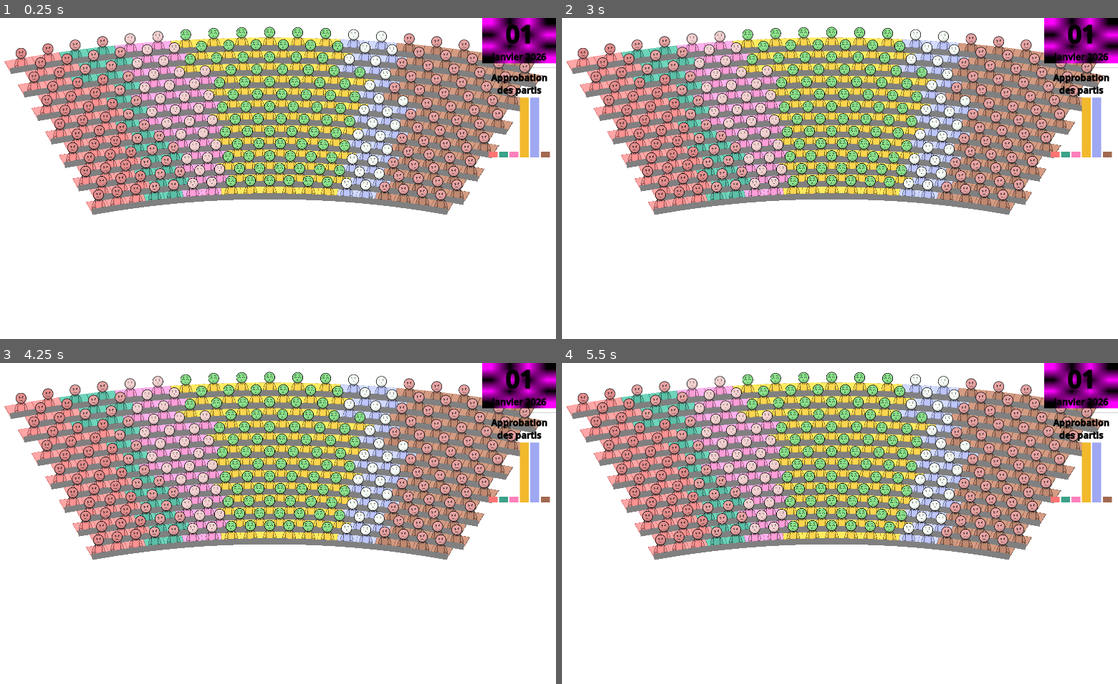
Above: before the commit, frames 1-4 (two rows, left to right).
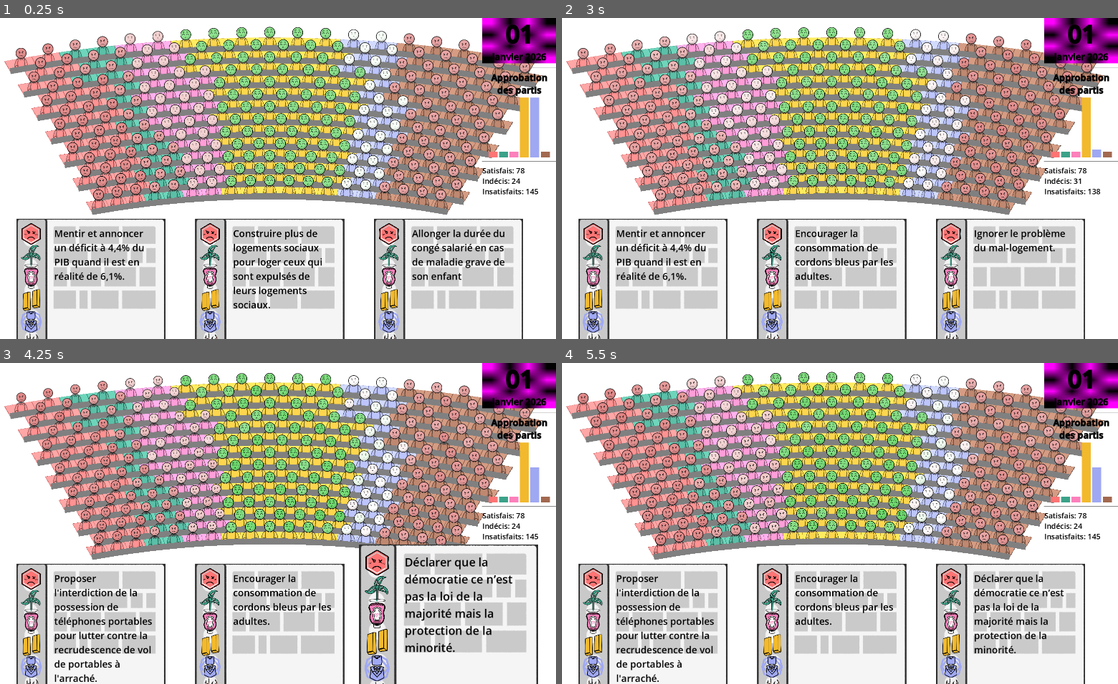
Above: after the commit, the same moments.

Repository: remimorvan/assemblee-nationale-simulator
Game: Godot game, scene res://scenes/game.tscn
Same seed, same stepped clock (60 frames per second), same inputs: the game is played once before the commit and once after it.
Inputs (mouse positions are in pixels of both pictures, inside the frame that each line leads up to):
- Up to frame 1 (0.25 s): no input
- Up to frame 2 (3 s): tap Enter at 0.5, 2 s; move the mouse to (1079, 127) at 0.52 s; click (1079, 127) at 0.67 s; tap Space at 1.25, 2.75 s; move the mouse to (717, 194) at 1.27 s; click (717, 194) at 1.42 s; move the mouse to (890, 107) at 2.02 s; click (890, 107) at 2.17 s; move the mouse to (801, 242) at 2.77 s; click (801, 242) at 2.92 s
- Up to frame 3 (4.25 s): move the mouse to (439, 571) at 3.52 s; click (439, 571) at 3.67 s
- Up to frame 4 (5.5 s): move the mouse to (662, 475) at 4.27 s; click (662, 475) at 4.42 s; move the mouse to (862, 523) at 5.02 s; click (862, 523) at 5.17 s

The runs differ from the first frame. In frame 1, 19% of the frame differs, in the area x 2-100%, y 44-100%; in frame 2, 25%; in frame 3, 34%, in the area x 2-100%, y 2-100%; in frame 4, 22%.
Error before the commit: Cannot call method 'instantiate' on a null value. (res://scripts/deck.gd:22)

Commit message:
added stats text + zorder bugfix on cards

Diff:
--- a/scenes/card.tscn
+++ b/scenes/card.tscn
@@ -38,11 +38,12 @@
 size = Vector2(498, 648)
 
 [sub_resource type="LabelSettings" id="LabelSettings_6u4wf"]
-font = ExtResource("16_54seb")
 font_size = 32
 font_color = Color(0, 0, 0, 1)
 
 [node name="Card" type="Area2D"]
+z_index = 1000
+z_as_relative = false
 script = ExtResource("1_d81rb")
 
 [node name="Sprite2D" type="Sprite2D" parent="." groups=["card_asset"]]
--- a/scenes/game.tscn
+++ b/scenes/game.tscn
@@ -15,6 +15,7 @@
 [node name="Deck" parent="." instance=ExtResource("3_lnu2h")]
 
 [node name="Player" parent="." instance=ExtResource("1_uwrxv")]
+z_as_relative = false
 
 [node name="ColorRect" type="ColorRect" parent="."]
 z_index = -1
@@ -63,3 +64,13 @@
 bar_spacing = 5
 bar_width = 30
 min_bar_height = 20
+
+[node name="HSeparator2" type="HSeparator" parent="VBoxContainer"]
+custom_minimum_size = Vector2(0, 20)
+layout_mode = 2
+
+[node name="TextStats" type="RichTextLabel" parent="VBoxContainer"]
+layout_mode = 2
+bbcode_enabled = true
+text = "Test"
+fit_content = true
--- a/scripts/hemicycle.gd
+++ b/scripts/hemicycle.gd
@@ -3,7 +3,7 @@
 @export var mp_scene:PackedScene # Utile pour instancier des MP
 @export var desk_color:Color
 @onready var Plot: Control = $"../VBoxContainer/Plot"
-
+@onready var TextStats: Control = $"../VBoxContainer/TextStats"
 var width: int = 19
 var height: int = 13
 
@@ -114,10 +114,24 @@
 		res[i] /= float(size[i])
 	return res
 
+# returns [a,b,c] where a is number of people with approval > 1
+# c is the number of people with approval < -1 and b is the rest
+func compute_number_approvals() -> Array[int]:
+	var res: Array[int] = [0,0,0]
+	for mp in get_tree().get_nodes_in_group("MP"):
+		if mp.approval > 1:
+			res[0] += 1
+		elif mp.approval < -1:
+			res[2] += 1
+		else:
+			res[1] += 1
+	return res
+
 func update_plot():
 	var approvals: Array[float] = compute_group_approvals()
 	for i in range(6):
 		Plot.update_bar_value(i, approvals[i])
+	TextStats.bbcode_text = "[color=black][font_size=25]Satisfais: %s\nIndécis: %s\nInsatisfaits: %s" % compute_number_approvals()
 
 # Crée et place le MP
 func new_mp(seat: int) -> int:	# returns number of the political party of mp
Not shown: 1 places in scenes/card.tscn that only renumber resources
